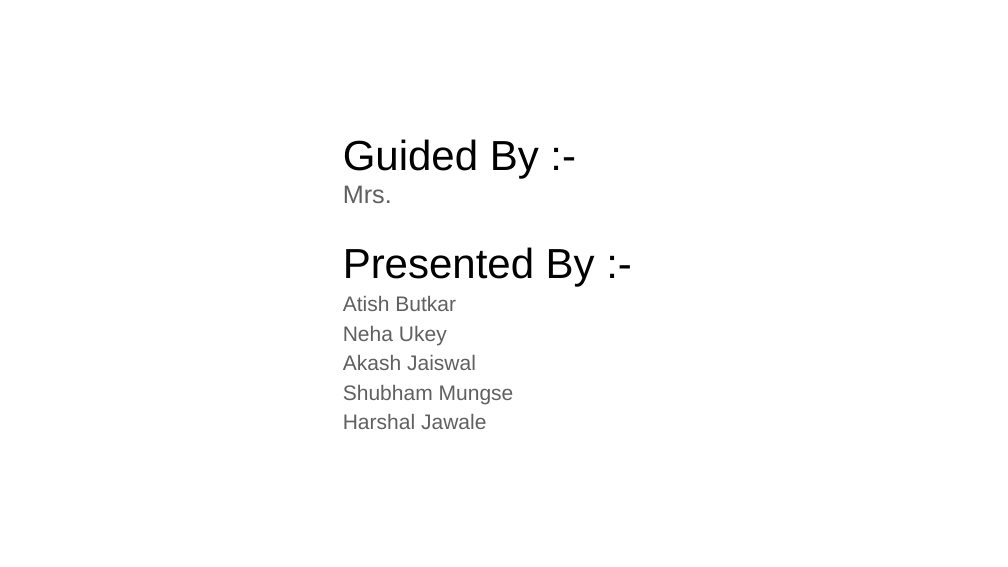
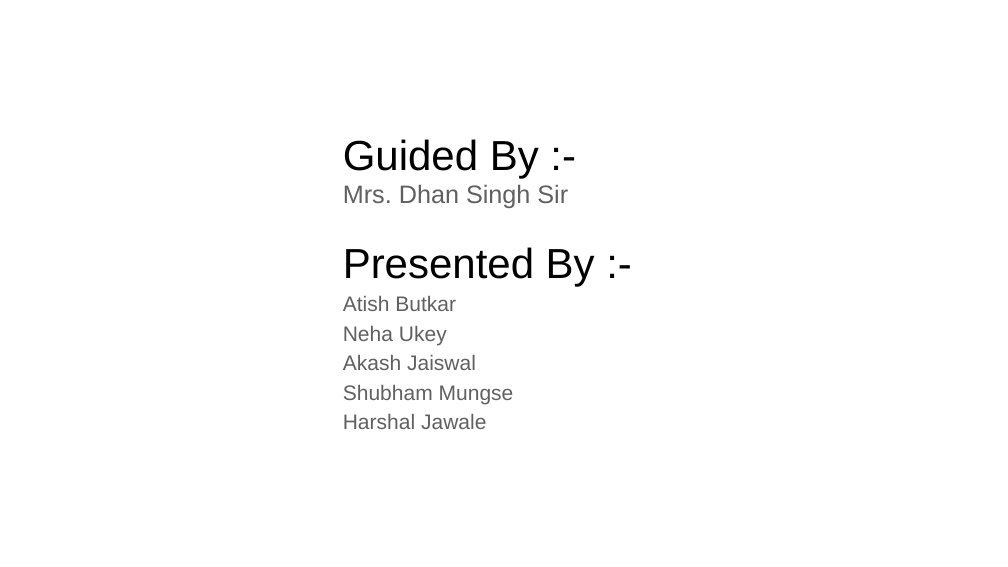
Before and after one commit to harshal-58/ConnectingToDoctor, a slide deck: slide 2 of All Docs/Docs/Project_Presentation.pptx. Drawn at 1008x567 pixels with LibreOffice and Linux fonts; fonts in the diff are those of the drawing; background and template pictures are left out. Boxes give left, top, right and bottom in pixels: in the first picture for what was removed or moved away, otherwise in the second. Text is boxed around its words. In the diff, an @@ line names an element or a change of style, - is before the commit and + after.

Commit message:
Initial commit

```diff
--- a/All Docs/Docs/Project_Presentation.pptx
+++ b/All Docs/Docs/Project_Presentation.pptx
@@ title at box(343, 139, 568, 208): text changed; size 40 to 24 pt; text colour #000000 to #606060 @@
-Guided By :-
-Mrs.
+Guided By :-
+Mrs. Dhan Singh Sir
```
